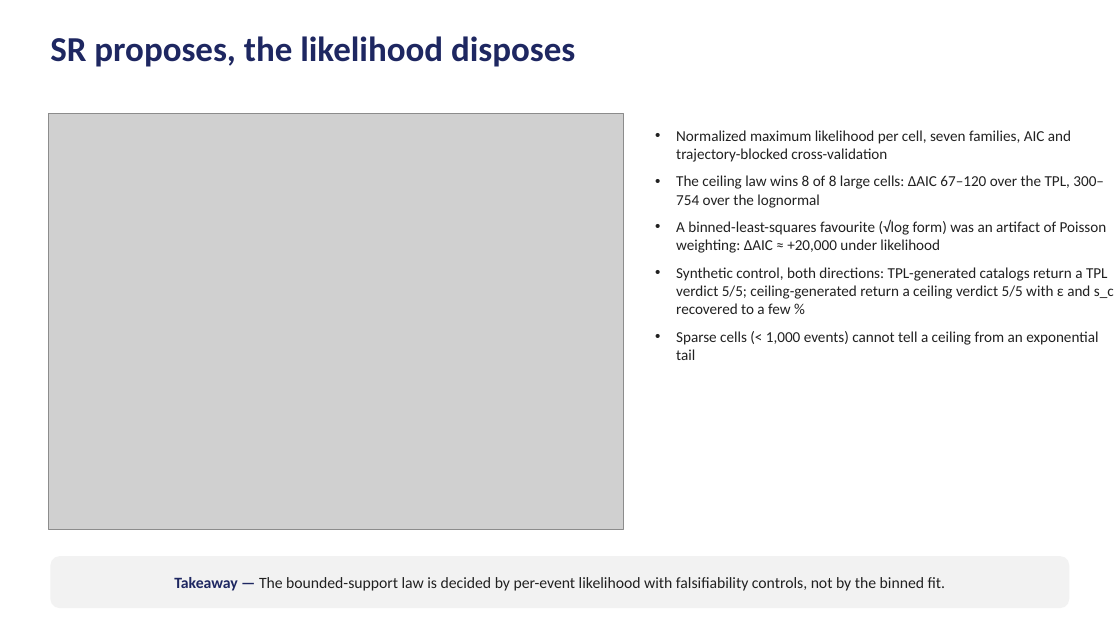
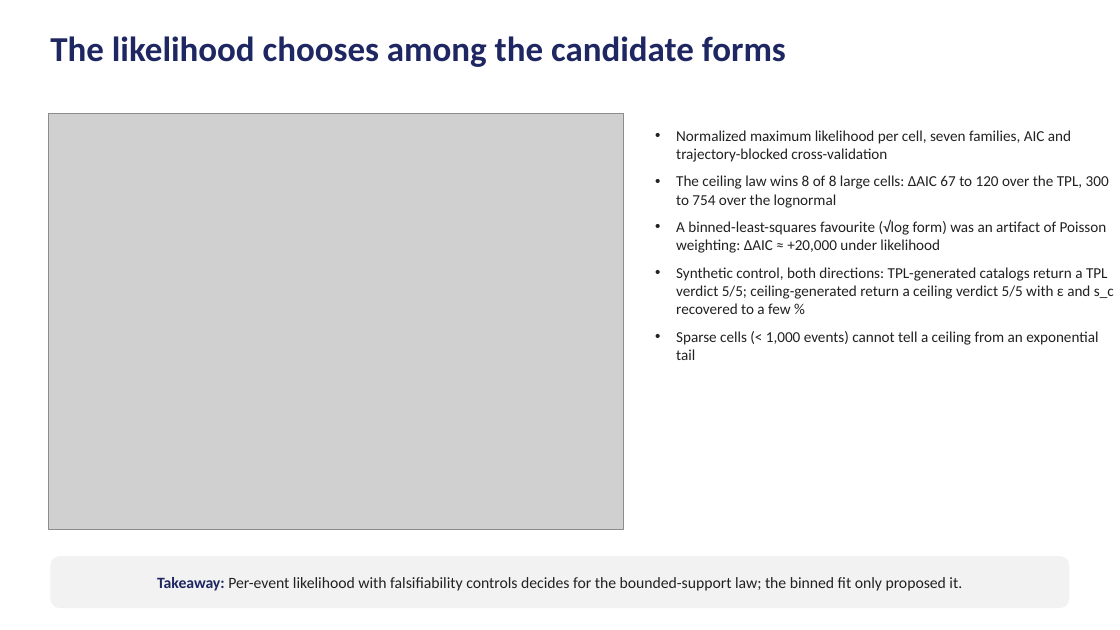
Before and after one commit to Samc73/SEEM, a slide deck: slide 7 of SEEM_project_deck.pptx. Drawn at 1120x630 pixels with LibreOffice and Linux fonts; fonts in the diff are those of the drawing; grey boxes stand for pictures. Boxes give left, top, right and bottom in pixels: in the first picture for what was removed or moved away, otherwise in the second. Text is boxed around its words. In the diff, an @@ line names an element or a change of style, - is before the commit and + after.

```diff
--- a/SEEM_project_deck.pptx
+++ b/SEEM_project_deck.pptx
@@ text at (50, 36, 786, 67): text changed @@
-SR proposes, the likelihood disposes
+The likelihood chooses among the candidate forms
@@ text at (676, 175, 1109, 208): text changed @@
-• The ceiling law wins 8 of 8 large cells: ΔAIC 67–120 over the TPL, 300–754 over the lognormal
+• The ceiling law wins 8 of 8 large cells: ΔAIC 67 to 120 over the TPL, 300 to 754 over the lognormal
@@ text in rounded rectangle at (157, 577, 962, 591): text changed @@
-Takeaway — The bounded-support law is decided by per-event likelihood with falsifiability controls, not by the binned fit.
+Takeaway: Per-event likelihood with falsifiability controls decides for the bounded-support law; the binned fit only proposed it.
```
Also in this commit, not shown: 19 other slides changed, 1 other file.
